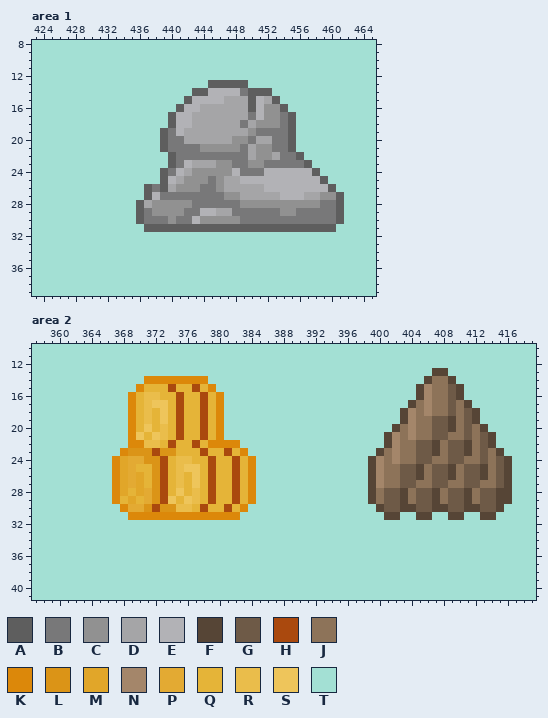
File history of a pixel-art file, Assets/Sprites/AssetSheets/Hexa.aseprite. The picture above is the old version.
745x671 pixels, 1 frame. Colours within 5 levels of each other are drawn and written as one. Shown: area 1: x 423..465, y 8..39; area 2: x 357..419, y 10..41.
Visible layers, top first: "Plain/Plain assets", "Plain/Plain tile", "Forest/Forest tile", "Forest/Forest assets", "Mountain/Mountain tile", "Mountain/Mountain assets", "Ressources/Main", "Ressources/Agricultural resources.", "Ressources/Forest resources", "Ressources/Mining resources", "City/City assets", "City/City tile", "Water/Water tile", "Palette", "Example", "Background".
Palette (. is transparent): A #5e5e5e  B #787879  C #919191  D #a5a5a7  E #b2b2b6  F #564536  G #6e5a47  H #aa490e  J #8d7359  K #dc880a  L #db9417  M #e1a629  N #a4866a  P #e3aa33  Q #e5b438  R #eabd4b  S #eec55b  T #a3e0d4
Pixels before, area 1, first column x 423:
 8 TTTTTTTTTTTTTTTTTTTTTTTTTTTTTTTTTTTTTTTTTTT
 9 TTTTTTTTTTTTTTTTTTTTTTTTTTTTTTTTTTTTTTTTTTT
10 TTTTTTTTTTTTTTTTTTTTTTTTTTTTTTTTTTTTTTTTTTT
11 TTTTTTTTTTTTTTTTTTTTTTTTTTTTTTTTTTTTTTTTTTT
12 TTTTTTTTTTTTTTTTTTTTTTTTTTTTTTTTTTTTTTTTTTT
13 TTTTTTTTTTTTTTTTTTTTTTAAAAATTTTTTTTTTTTTTTT
14 TTTTTTTTTTTTTTTTTTTTAAEEEEBAAATTTTTTTTTTTTT
15 TTTTTTTTTTTTTTTTTTTAEEEEDDDAEDATTTTTTTTTTTT
16 TTTTTTTTTTTTTTTTTTAEEDDDDDDAECCATTTTTTTTTTT
17 TTTTTTTTTTTTTTTTTAEEDDDDDDDBECCBATTTTTTTTTT
18 TTTTTTTTTTTTTTTTTAEEDDDDDDBDCCCBATTTTTTTTTT
19 TTTTTTTTTTTTTTTTABEDDDDDDDDCBBBBATTTTTTTTTT
20 TTTTTTTTTTTTTTTTABBDDDDDDCCBDDBBATTTTTTTTTT
21 TTTTTTTTTTTTTTTTABBBBCCCCCBDCCBBATTTTTTTTTT
22 TTTTTTTTTTTTTTTTTABBBBBBBBBDCCDBBATTTTTTTTT
23 TTTTTTTTTTTTTTTTTABEDDDCCBBCCBBBBBATTTTTTTT
24 TTTTTTTTTTTTTTTTABEDCCCCCEBBBEEEEEEATTTTTTT
25 TTTTTTTTTTTTTTTTAEDCCCBCDDEEEEEEEEEEATTTTTT
26 TTTTTTTTTTTTTTABADCCCBBCDDDDDEEEEEEEEATTTTT
27 TTTTTTTTTTTTTTAEBBBBBBBBCCDDDDDEEEDDCCATTTT
28 TTTTTTTTTTTTTADCCCCCBBBBBBCCCCCCCCCCBBATTTT
29 TTTTTTTTTTTTTABCCCCBBEEDDBBBBBBCCBBBBBATTTT
30 TTTTTTTTTTTTTABBBCBBECCCCCBBBBBBBBBBBBATTTT
31 TTTTTTTTTTTTTTAAAAAAAAAAAAAAAAAAAAAAAATTTTT
32 TTTTTTTTTTTTTTTTTTTTTTTTTTTTTTTTTTTTTTTTTTT
33 TTTTTTTTTTTTTTTTTTTTTTTTTTTTTTTTTTTTTTTTTTT
34 TTTTTTTTTTTTTTTTTTTTTTTTTTTTTTTTTTTTTTTTTTT
35 TTTTTTTTTTTTTTTTTTTTTTTTTTTTTTTTTTTTTTTTTTT
36 TTTTTTTTTTTTTTTTTTTTTTTTTTTTTTTTTTTTTTTTTTT
37 TTTTTTTTTTTTTTTTTTTTTTTTTTTTTTTTTTTTTTTTTTT
38 TTTTTTTTTTTTTTTTTTTTTTTTTTTTTTTTTTTTTTTTTTT
39 TTTTTTTTTTTTTTTTTTTTTTTTTTTTTTTTTTTTTTTTTTT
Pixels before, area 2, first column x 357:
10 TTTTTTTTTTTTTTTTTTTTTTTTTTTTTTTTTTTTTTTTTTTTTTTTTTTTTTTTTTTTTTT
11 TTTTTTTTTTTTTTTTTTTTTTTTTTTTTTTTTTTTTTTTTTTTTTTTTTTTTTTTTTTTTTT
12 TTTTTTTTTTTTTTTTTTTTTTTTTTTTTTTTTTTTTTTTTTTTTTTTTTTTTTTTTTTTTTT
13 TTTTTTTTTTTTTTTTTTTTTTTTTTTTTTTTTTTTTTTTTTTTTTTTTTFFTTTTTTTTTTT
14 TTTTTTTTTTTTTTKKKKKKKKTTTTTTTTTTTTTTTTTTTTTTTTTTTFJJFTTTTTTTTTT
15 TTTTTTTTTTTTTKQQQHQQHQKTTTTTTTTTTTTTTTTTTTTTTTTTFNJJGFTTTTTTTTT
16 TTTTTTTTTTTTKQRRQQHQQHQKTTTTTTTTTTTTTTTTTTTTTTTTFNJJGFTTTTTTTTT
17 TTTTTTTTTTTTKQRSSQHQQHQKTTTTTTTTTTTTTTTTTTTTTTTFJNJJGJFTTTTTTTT
18 TTTTTTTTTTTTKQRQSQHQQHQKTTTTTTTTTTTTTTTTTTTTTTFNJNJJGJGFTTTTTTT
19 TTTTTTTTTTTTKQRQSQHQQHQKTTTTTTTTTTTTTTTTTTTTTTFNJJGGFJGFTTTTTTT
20 TTTTTTTTTTTTKQSQRQHQQHQKTTTTTTTTTTTTTTTTTTTTTFJNJJGGFJGJFTTTTTT
21 TTTTTTTTTTTTKSQSRQHQQHQKTTTTTTTTTTTTTTTTTTTTFNJNJJGGJJGJGFTTTTT
22 TTTTTTTTTTTTKKRRQHQQHQKKKKTTTTTTTTTTTTTTTTTTFNJJGGFJGGFJGFTTTTT
23 TTTTTTTTTTTKLLLHLLQQQHQQHQKTTTTTTTTTTTTTTTTFJNJJGGFJGGFJGJFTTTT
24 TTTTTTTTTTKMPPLLHQRRQQHQQHQKTTTTTTTTTTTTTTFNJNJJGGJJGGJJGJGFTTT
25 TTTTTTTTTTKMPQQLHQRSSQHQQHQKTTTTTTTTTTTTTTFNJJGGFJGGFJGGFJGFTTT
26 TTTTTTTTTTKMPMQLHQRQSQHQQHQKTTTTTTTTTTTTTTFNJJGGFJGGFJGGFJGFTTT
27 TTTTTTTTTTKMPMQLHQRQSQHQQHQKTTTTTTTTTTTTTTFNJJGGJJGGJJGGJJGFTTT
28 TTTTTTTTTTKMQMPLHQSQRQHQQHQKTTTTTTTTTTTTTTFJGGFJGGFJGGFJGGFFTTT
29 TTTTTTTTTTKQMQPLHSQSRQHQQHQKTTTTTTTTTTTTTTFJGGFJGGFJGGFJGGFFTTT
30 TTTTTTTTTTTKPPLHLLRRQHQQHQKTTTTTTTTTTTTTTTTFGGFFGGFFGGFFGGFTTTT
31 TTTTTTTTTTTTKKKKKKKKKKKKKKTTTTTTTTTTTTTTTTTTFFTTFFTTFFTTFFTTTTT
32 TTTTTTTTTTTTTTTTTTTTTTTTTTTTTTTTTTTTTTTTTTTTTTTTTTTTTTTTTTTTTTT
33 TTTTTTTTTTTTTTTTTTTTTTTTTTTTTTTTTTTTTTTTTTTTTTTTTTTTTTTTTTTTTTT
34 TTTTTTTTTTTTTTTTTTTTTTTTTTTTTTTTTTTTTTTTTTTTTTTTTTTTTTTTTTTTTTT
35 TTTTTTTTTTTTTTTTTTTTTTTTTTTTTTTTTTTTTTTTTTTTTTTTTTTTTTTTTTTTTTT
36 TTTTTTTTTTTTTTTTTTTTTTTTTTTTTTTTTTTTTTTTTTTTTTTTTTTTTTTTTTTTTTT
37 TTTTTTTTTTTTTTTTTTTTTTTTTTTTTTTTTTTTTTTTTTTTTTTTTTTTTTTTTTTTTTT
38 TTTTTTTTTTTTTTTTTTTTTTTTTTTTTTTTTTTTTTTTTTTTTTTTTTTTTTTTTTTTTTT
39 TTTTTTTTTTTTTTTTTTTTTTTTTTTTTTTTTTTTTTTTTTTTTTTTTTTTTTTTTTTTTTT
40 TTTTTTTTTTTTTTTTTTTTTTTTTTTTTTTTTTTTTTTTTTTTTTTTTTTTTTTTTTTTTTT
41 TTTTTTTTTTTTTTTTTTTTTTTTTTTTTTTTTTTTTTTTTTTTTTTTTTTTTTTTTTTTTTT
The same view after the edit:
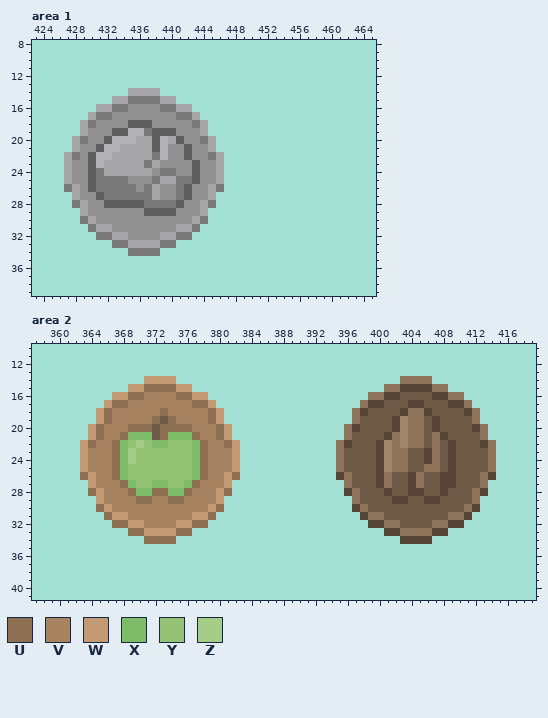
Colours new in this view: U #8d6f52  V #a78361  W #c39a73  X #7dbb68  Y #95c375  Z #a4ce88
The author wrote: Redraw resources sprites
What changed:
Changed rows in their new state; - is an unchanged pixel.
Area 1, layer "Ressources/Mining resources":
first column x 427:
13 ------------------TTTTT------------
14 --------DDDD----TTTTTTTTTT---------
15 ------DDBBBBDD-TTTTTTTTTTTT--------
16 ----DDBBCCCCBBDDTTTTTTTTTTTT-------
17 ---DBBCCCCCCCCBB-TTTTTTTTTTTT------
18 --DBCCCCAAACCCCCB-TTTTTTTTTTT------
19 --DCCCAAEEBA-ACCC-TTTTTTTTTTT------
20 -DBCCAEEEDDAEDACCB-TTTTTTTTTT------
21 -DCCAEEDDDDAECCAC-DTTTTTTTTTT------
22 DBCAEEDDDDDBECCACC-DTTTTTTTTTT-----
23 DCCAEDDDDDBDCCCCACCDTTTTTTTTTTT----
24 DCCABDDDDDDCB-CCA--DTTTTTTTTTTTT---
25 DCCABBBBCCCBDDBBA-CDTTTTTTTTTTTTT--
26 BDCABBBBBCBDCCBA-CDBTTTTTTTTTTTTTT-
27 -DCCABBBBBBDCC-ACCDTTTTTTTTTTTTTTTT
28 -BDCCAAAA-BBBBA-CD-TTTTTTTTTTTTTTTT
29 --DCCCCCCCAAAA-CCDTTTTTTTTTTTTTTTTT
30 --BDCCCCCCCCC-CCDBTTTTTTTTTTTTTTTTT
31 ---BDDCCCCCCCCDDBTTTTTTTTTTTTTTTTT-
32 ----BBDDCCCCDDBB-------------------
33 ------BBDDDDBB---------------------
34 --------BBBB-----------------------
Area 2, layers "Ressources/Agricultural resources.", "Ressources/Forest resources":
first column x 363:
13 --------------------------------------------TT--------
14 --------WWWWTTTT------------------------JJJJTTT-------
15 ------WWUUUUWWTTT---------------------JJFF-F--TT------
16 ----WWUUVVVVUUWWTT------------------JJFFGGGGFFJJ------
17 ---WUUVVVVVVVVUUWT-----------------JFFGGG-FGGGFFJ-----
18 --WUVVVVVVUVVVVVUW----------------JFGGGG-J-FGG-GFJ----
19 --WUVVVVVUGUVVVVUW----------------JGGGGFNJ-GF-GG-J----
20 -WUVVVUUUGUUUUVVVUW--------------JFGGGG-NJ-GF-GG-FJ---
21 -WUVVUXXXGUXXXUVVUW--------------JGGGG-JNJ-GJFGG-GJT--
22 WUVVUXYZYXXYYYXUVVUW------------JFGGGFNJN-J-JGF-GGFJ--
23 WVVVUXZYYYYYYYXUVVVWT-----------JGGGG-NJ-G-FJGF-GG--T-
24 WVVVUXZYYYYYYYXUVVVWTT----------JGGGGFNJ-G-F-GF-GG--TT
25 WVVVUXYYYYYYYYXUVVVWTT----------JGGGGFN-J-G-J--G--G-TT
26 UWVVUXYYYYYYYYXUVVWUTT----------FJGGGF-G-FJG-F-G--JFTT
27 -WVVVUXYYXXYYXUVVVWTTT-----------JGGGF-G-F-G-FFG---TTT
28 -UWVVVUXXUUXXUVVVWUTTT-----------FJGGGF-GFF-GF--G-FTTT
29 --WVVVVUUVVUUVVVVWTTTT------------JGGG-F-G-F-G--G-TTTT
30 --UWVVVVVVVVVVVVWUTTT-------------FJGG--GG--GG--J-TTT-
31 ---UWWVVVVVVVVWWUTTT---------------FJJGGGGGGGGJJF-TT--
32 ----UUWWVVVVWWUU--------------------FFJJGGGGJJFF------
33 ------UUWWWWUU------------------------FFJJJJFF--------
34 --------UUUU----------------------------FFFF----------
